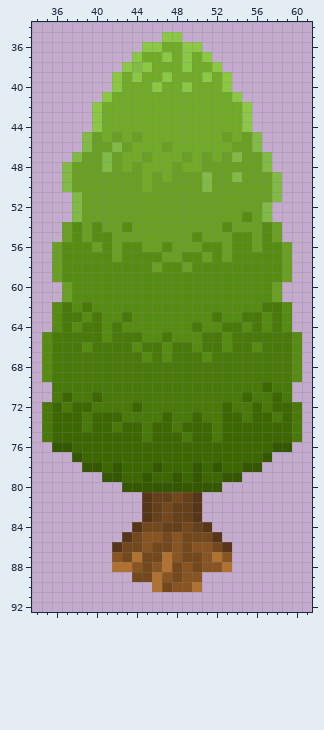
Two versions of one sprite sheet, LD47/Assets/Sprites/Worldgeneration/Tiles/NewTrees.png. The picture above is the old version.
The file is 96x96 pixels. Shown: x 34..61, y 34..92. The old version is drawn lined up with the new one.
Once edited:
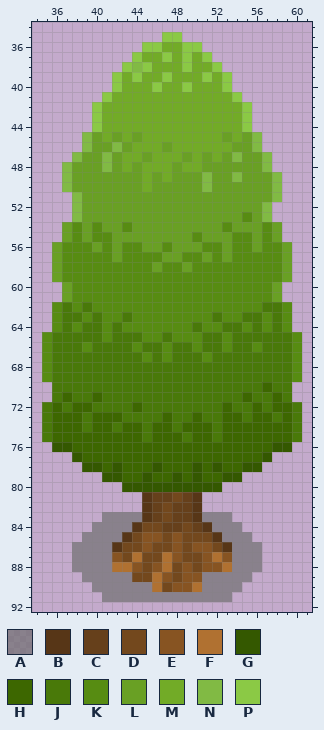
Palette (. is transparent): A #6c6c6caa  B #573617  C #66401b  D #73481d  E #875422  F #b07131  G #345800  H #3d6700  J #497909  K #578c12  L #69a024  M #72ab27  N #81ba44  P #8bc945
Edits made:
{"change": "whole drawing moved by +0,+3 (the old picture is shown already moved)"}
{"y":83,"x":41,"old":"....","new":"AAAA"}
{"y":83,"x":51,"old":"...","new":"AAA"}
{"y":84,"x":40,"old":"....","new":"AAAA"}
{"y":84,"x":52,"old":"...","new":"AAA"}
{"y":85,"x":39,"old":"....","new":"AAAA"}
{"y":85,"x":53,"old":"...","new":"AAA"}
{"y":86,"x":38,"old":"....","new":"AAAA"}
{"y":86,"x":54,"old":"...","new":"AAA"}
{"y":87,"x":38,"old":"....","new":"AAAA"}
{"y":87,"x":54,"old":"...","new":"AAA"}
{"y":88,"x":38,"old":"....","new":"AAAA"}
{"y":88,"x":54,"old":"...","new":"AAA"}
{"y":89,"x":39,"old":".....","new":"AAAAA"}
{"y":89,"x":51,"old":".....","new":"AAAAA"}
{"y":90,"x":40,"old":"......","new":"AAAAAA"}
{"y":90,"x":51,"old":"....","new":"AAAA"}
{"y":91,"x":41,"old":".............","new":"AAAAAAAAAAAAA"}
{"label":"added","picture_box":[72,512,262,602]}
